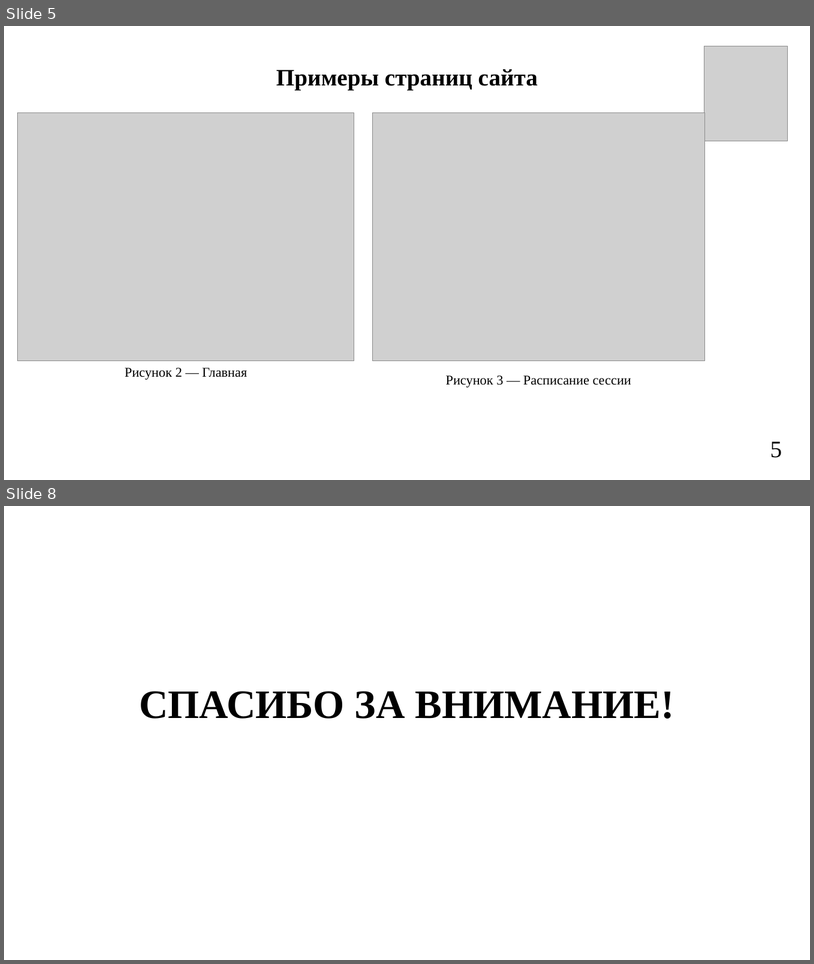
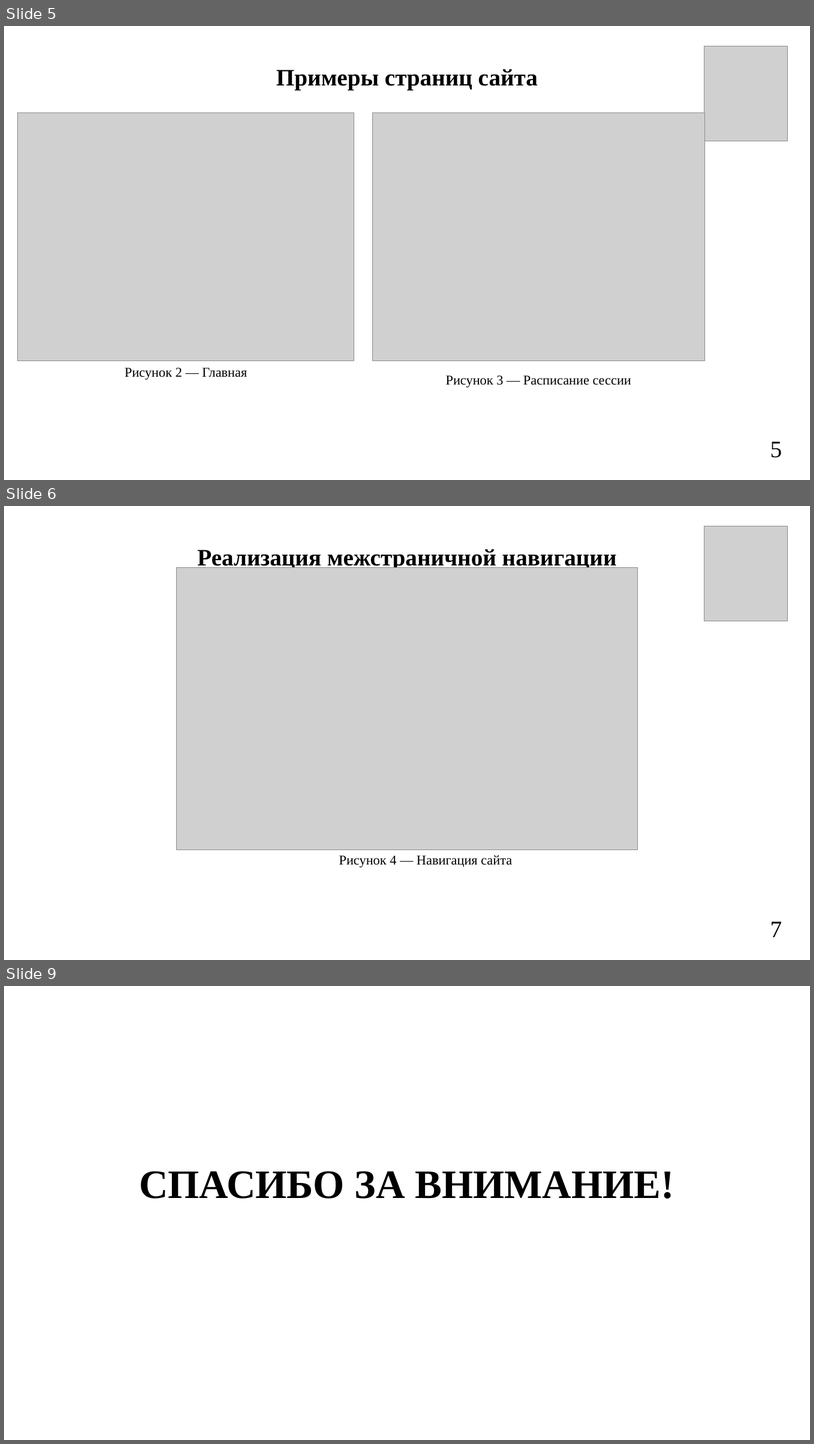
Before and after one commit to webanetStorm/PiRKCHIR_webanet, a slide deck: Курсовая работа/БАК/Яскевич_презентация.pptx. Shown one above the other, each under a label of ours: slides 5 and 8 before the commit, slides 5, 6 and 9 after it; the slides between them are not shown. The pictures are 814x964 and 814x1444 pixels, drawn with LibreOffice and Linux fonts; fonts in the diff are those of the drawing; grey boxes stand for pictures. Boxes give left, top, right and bottom in pixels: in the first picture for what was removed or moved away, otherwise in the second. Text is boxed around its words. In the diff, an @@ line names an element or a change of style, - is before the commit and + after.

```diff
--- a/Курсовая работа/БАК/Яскевич_презентация.pptx
+++ b/Курсовая работа/БАК/Яскевич_презентация.pptx
@@ slide 6 added at (4, 506, 810, 960), background #FFFFFF @@
@@ picture added at (705, 526, 789, 621) @@
@@ text added at (197, 549, 617, 570), 28 pt, text #000000, bold @@
+Реализация межстраничной навигации
@@ picture added at (176, 567, 639, 849) @@
@@ text added at (339, 855, 512, 867), 16 pt, text #000000 @@
+Рисунок 4 — Навигация сайта
@@ text added at (771, 921, 783, 937), 28 pt, text #000000 @@
+7
@@ what was slide 8 is now slide 9 @@
```
Also in this commit, not shown: 3 slides changed, 2 other files.
